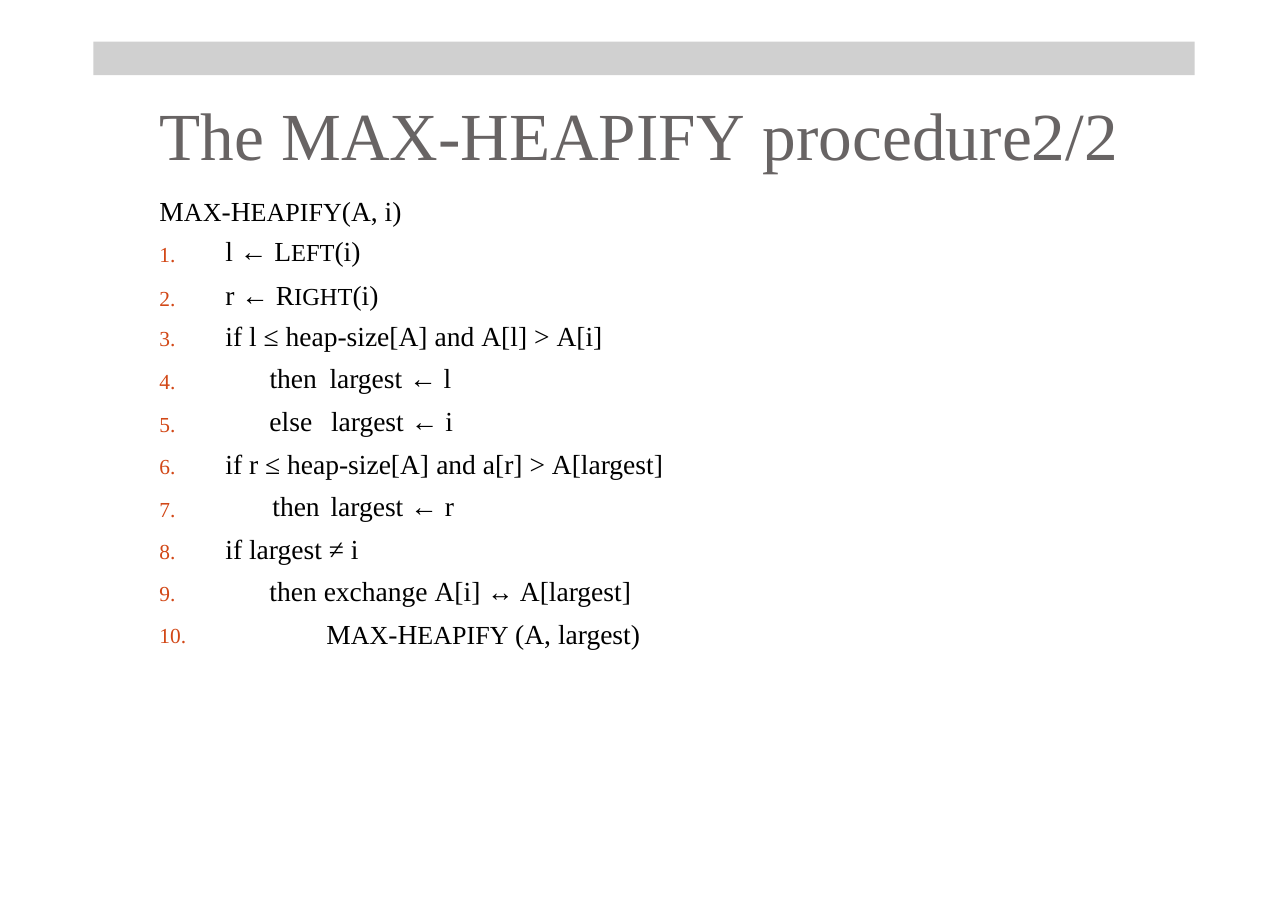
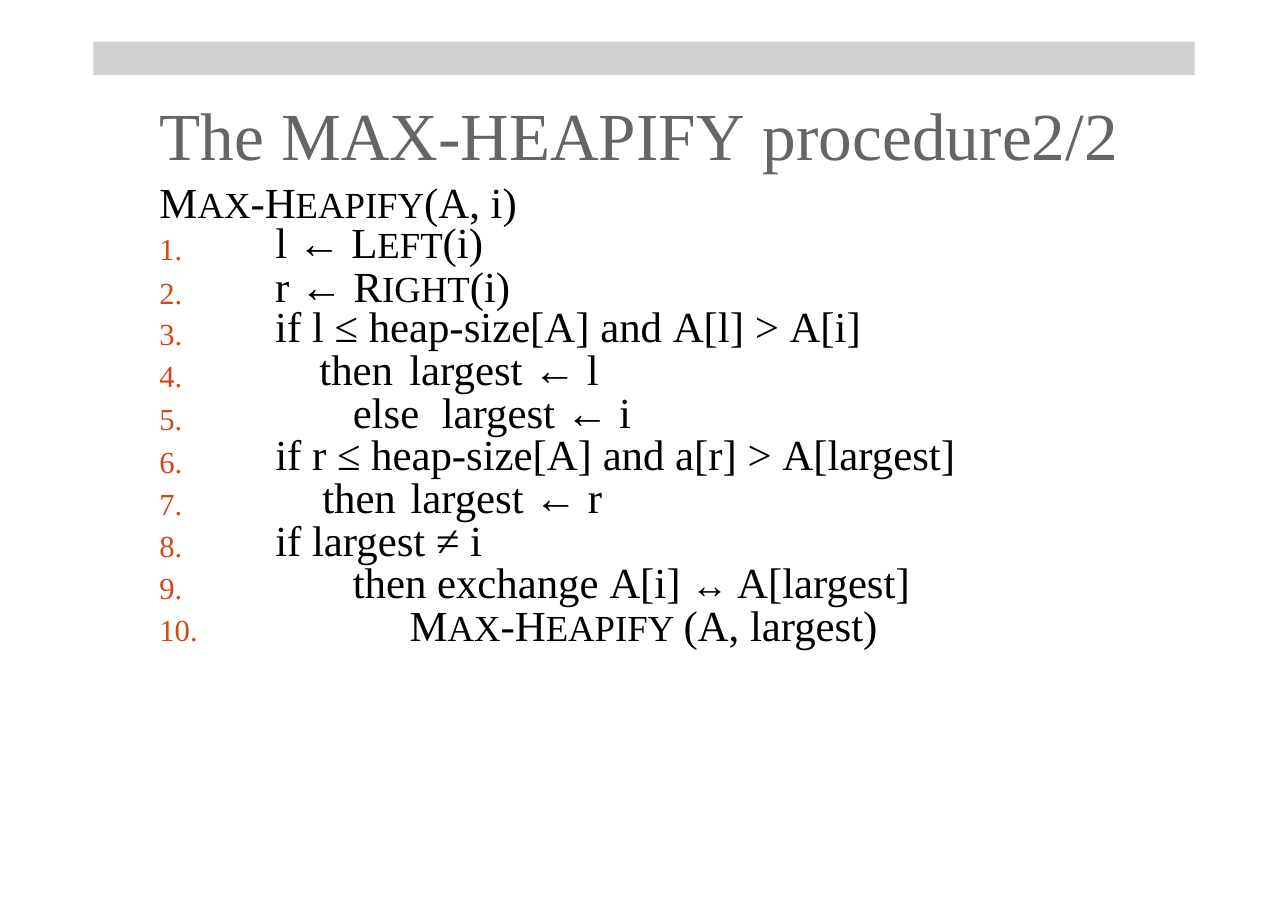
Before and after one commit to FurkanGozukara/CSE214_2018, a slide deck: slide 17 of Lecture Slides/07-Heapsort.pptx. Drawn at 1288x910 pixels with LibreOffice and Linux fonts; fonts in the diff are those of the drawing; grey boxes stand for pictures. Boxes give left, top, right and bottom in pixels: in the first picture for what was removed or moved away, otherwise in the second. Text is boxed around its words. In the diff, an @@ line names an element or a change of style, - is before the commit and + after.

```diff
--- a/Lecture Slides/07-Heapsort.pptx
+++ b/Lecture Slides/07-Heapsort.pptx
@@ text "MAX‐HEAPIFY(A, i)" at (424, 188, 517, 227): size 18 to 28 pt in "MAX‐HEAPIFY(A, i)"; size 17 to 24 pt in "MAX‐HEAPIFY(A," @@
@@ text "l ← LEFT(i)": place and size @@
-text "l ← LEFT(i)" at (225, 242, 361, 266)
+text "l ← LEFT(i)" at (275, 224, 483, 266)
@@ text "l ← LEFT(i)" at (275, 224, 483, 266): size 18 to 28 pt in "l ← LEFT(i)"; size 16 to 24 pt in "LEFT(i)" @@
@@ text "1." at (159, 240, 197, 642): size 14 to 20 pt @@
@@ text "r ← RIGHT(i)": place and size @@
-text "r ← RIGHT(i)" at (225, 286, 603, 393)
+text "r ← RIGHT(i)" at (275, 272, 861, 393)
@@ text "r ← RIGHT(i)" at (275, 272, 861, 393): size 18 to 28 pt; size 16 to 24 pt in "RIGHT(i)" @@
@@ size 18 to 28 pt in 3 elements at (275, 437, 955, 521), (275, 526, 482, 564), (353, 398, 631, 437) @@
@@ text "else largest ← i": place and size @@
-text "else largest ← i" at (269, 412, 453, 436)
+text "else largest ← i" at (353, 398, 631, 437)
@@ text "if r ≤ heap‐size[A] and ...": place and size @@
-text "if r ≤ heap‐size[A] and ..." at (225, 454, 663, 521)
+text "if r ≤ heap‐size[A] and ..." at (275, 437, 955, 521)
@@ text "if largest ≠ i": place and size @@
-text "if largest ≠ i" at (225, 539, 359, 564)
+text "if largest ≠ i" at (275, 526, 482, 564)
@@ text "then exchange A[i] ↔ A[largest]": place and size @@
-text "then exchange A[i] ↔ A[largest]" at (269, 582, 640, 649)
+text "then exchange A[i] ↔ A[largest]" at (353, 564, 910, 649)
@@ text "then exchange A[i] ↔ A[largest]" at (353, 564, 910, 649): size 18 to 28 pt in "then exchange A[i] A[largest]", "MAX‐HEAPIFY (A, largest)"; size 17 to 24 pt in "↔", "MAX‐HEAPIFY" @@
```
Also in this commit, not shown: 5 other slides changed, 52 other files.
